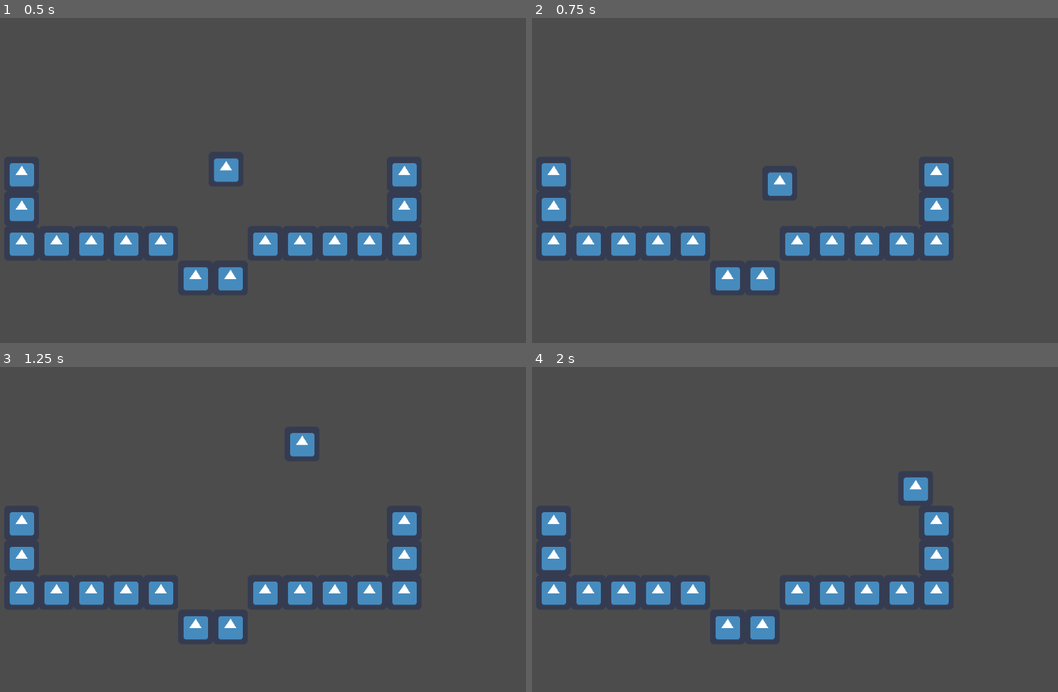
Above: before the commit, frames 1-4 (two rows, left to right).
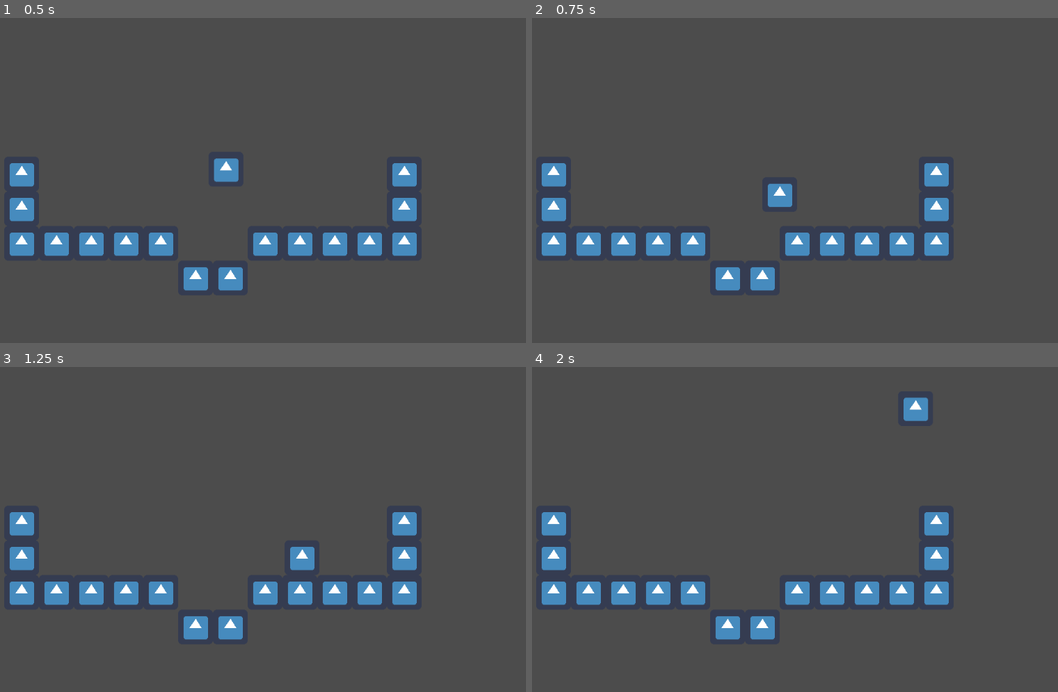
Above: after the commit, the same moments.

Repository: LJChao3473/Godot_Test
Game: Godot game, scene res://MainScene.tscn
Two runs of this game, one before a commit and one after it. Both use one fixed random seed, a clock stepped at 60 frames per second and the inputs below. The engine's default icon, where the game draws it, is replaced by a stand-in: a white triangle on a blue panel in a dark square.
Inputs:
- Up to frame 1 (0.5 s): no input
- Up to frame 2 (0.75 s): hold D (Right_WASD) from 0.53 s (still down); hold W (Up_WASD) from 0.53 s (still down)
- Up to frame 3 (1.25 s): keep holding D (Right_WASD); keep holding W (Up_WASD)
- Up to frame 4 (2 s): keep holding D (Right_WASD); release W (Up_WASD) at 1.28 s; tap W (Up_WASD) at 1.35, 1.52, 1.82 s

Frame 1 is identical in both runs. In frame 2, 0.4% of the frame differs, in the area x 44-50%, y 47-59%; in frame 3, 0.7%; in frame 4, 0.7%, in the area x 70-76%, y 9-42%.

Commit message:
double jump tests

Diff:
--- a/Obj/Player.gd
+++ b/Obj/Player.gd
@@ -2,8 +2,9 @@
 
 
 var speed = 200
-var jump = 600
+var jump = 400
 var gravity = 800
+var jumpCount = 1
 
 var vel : Vector2 = Vector2()
 
@@ -13,14 +14,24 @@
 	vel.x = 0
 	vel.y += gravity*delta
 
+	#Move RL
 	if Input.is_action_pressed("Left_WASD"):
 		vel.x -= speed
 	if Input.is_action_pressed("Right_WASD"):
 		vel.x += speed
-	#if Input.is_action_pressed("Down_WASD"):
-	#	vel.y += speed
-	if Input.is_action_pressed("Up_WASD") and is_on_floor():
-		vel.y -= jump
+
+	if is_on_floor():
+		jumpCount = 1
+
+	#Jump + Double Jump
+	if Input.is_action_just_pressed("Up_WASD"):
+		if is_on_floor():
+			vel.y -= jump
+		elif jumpCount == 1:
+			vel.y -= jump
+			jumpCount = 0
+
+
 	if Input.is_action_pressed("Down_WASD") and !is_on_floor():
 		vel.y += speed
 
